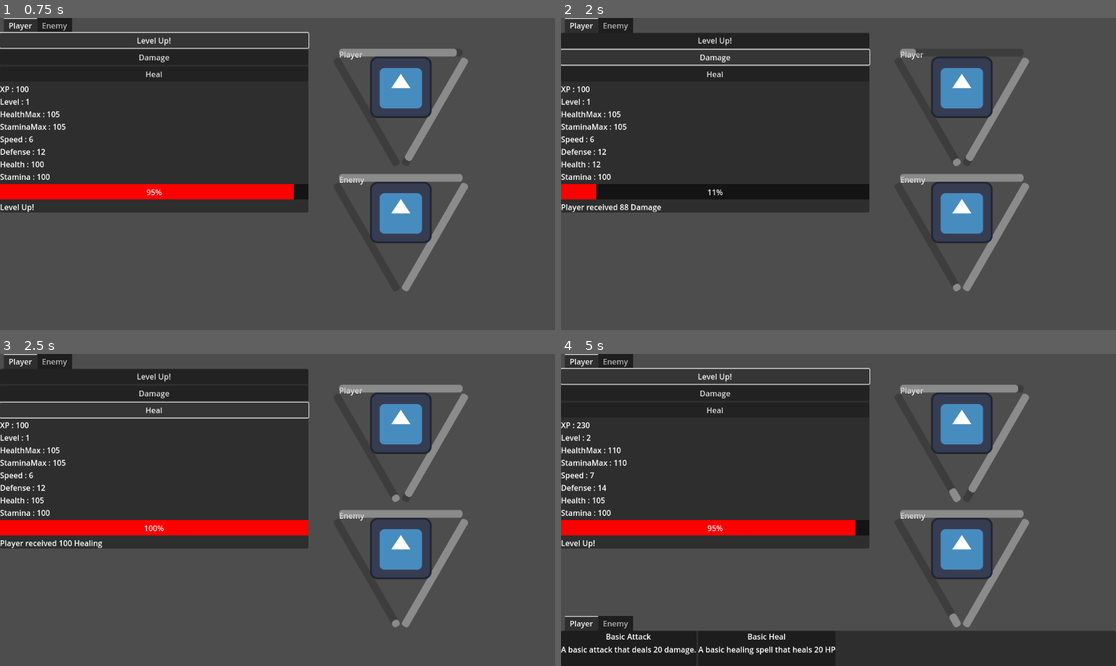
Above: before the commit, frames 1-4 (two rows, left to right).
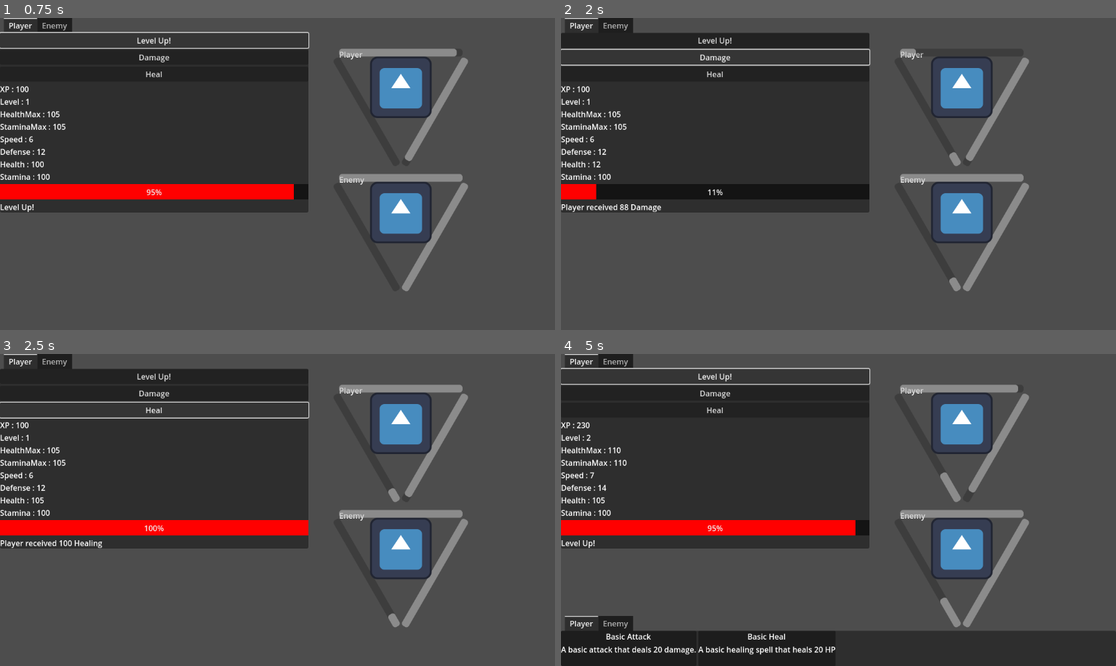
Above: after the commit, the same moments.

Repository: Smileanimations/Big-Buffoon-s-Bozo-Adventure
Game: Godot game, scene res://scenes/FightTest.tscn
Same seed, same stepped clock (60 frames per second), same inputs: the game is played once before the commit and once after it. The engine's default icon, where the game draws it, is replaced by a stand-in: a white triangle on a blue panel in a dark square.
Inputs (mouse positions are in pixels of both pictures, inside the frame that each line leads up to):
- Up to frame 1 (0.75 s): click "Level Up!" at 0.5 s
- Up to frame 2 (2 s): click "Damage" at 1.25 s
- Up to frame 3 (2.5 s): click "Heal" at 2 s
- Up to frame 4 (5 s): click (960, 447) at 2.77 s; click (627, 647) at 3.52 s; click "Level Up!" at 4.25 s

Frame 1 is identical in both runs. In frame 2, less than 0.1% of the frame differs, in the area x 69-72%, y 42-87%; in frame 3, less than 0.1%; in frame 4, 0.2%, in the area x 68-72%, y 37-85%.

Commit message:
here you go bozo

Diff:
--- a/characters/template/hud/hudTemplate.gd
+++ b/characters/template/hud/hudTemplate.gd
@@ -6,6 +6,8 @@
 @onready var parryTimer = $ParryTimer
 var character
 var stats
+signal parryvalue
+signal parryvaluemax
 
 func startup(c):
 	character = c
@@ -32,7 +34,9 @@
 
 #adds a point every second!
 func _on_parry_timer_timeout():
-	parryBar.value += 2
+	parryBar.value += 5
 	if	parryBar.value == parryBar.max_value:
-		parryBar.max_value * 1.2
+		parryBar.max_value *= 2
 		parryBar.value = 0
+		parryvalue.emit()
+		parryvaluemax.emit()
